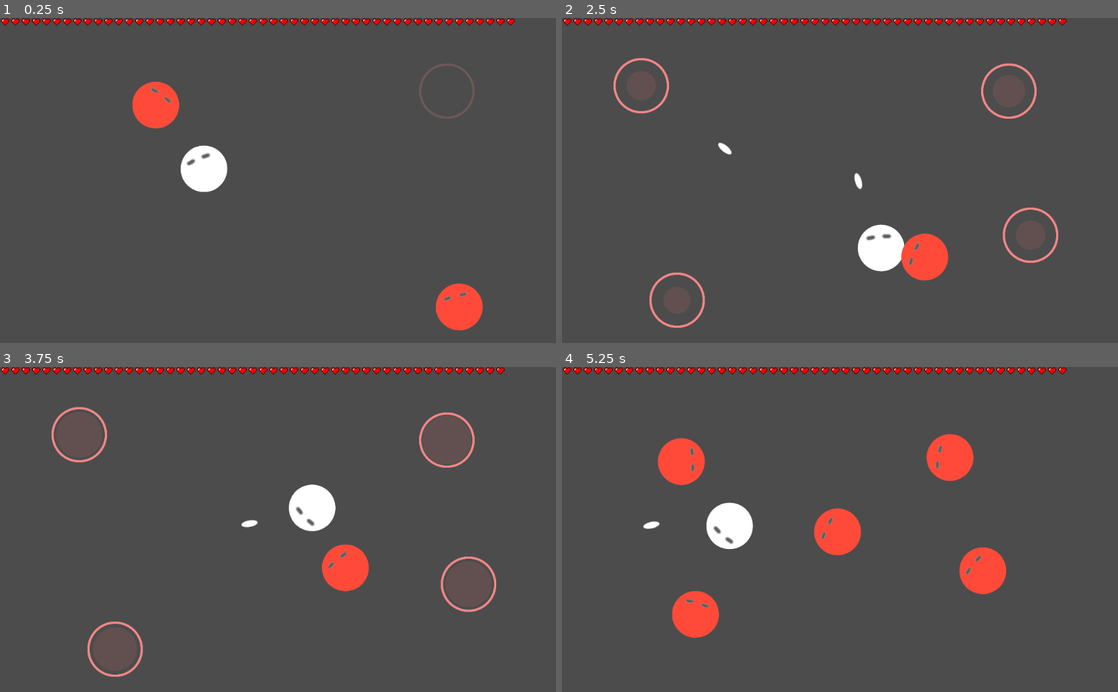
Above: before the commit, frames 1-4 (two rows, left to right).
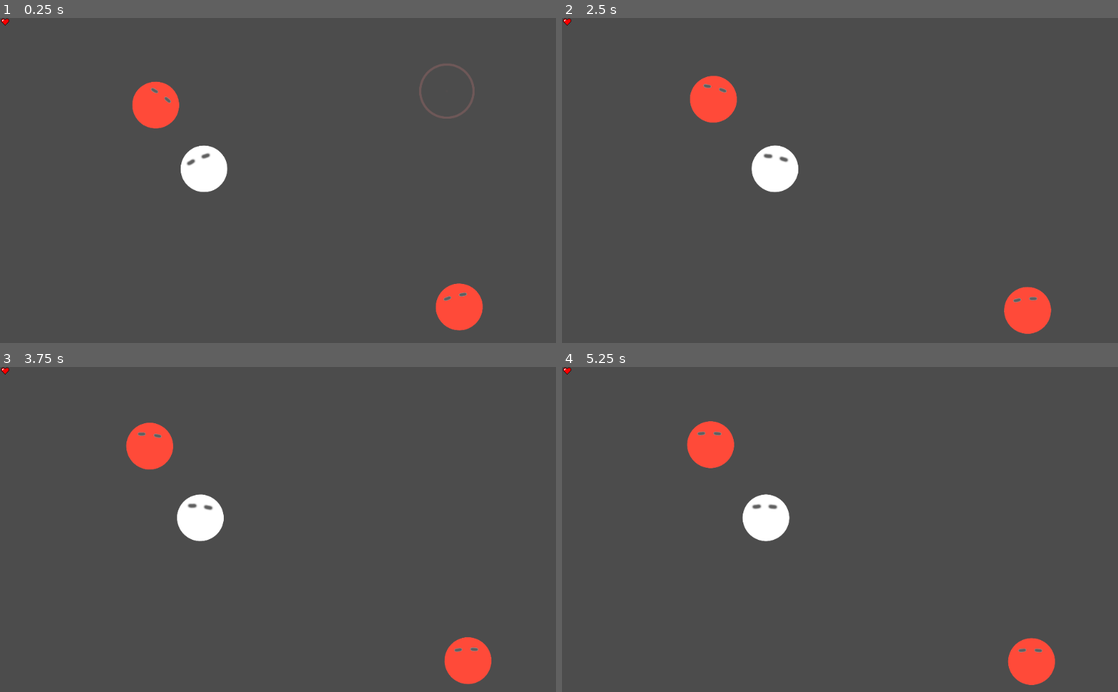
Above: after the commit, the same moments.

Repository: kmltml/gmtk2021
Game: Godot game, scene res://main.tscn
Two runs of this game, one before a commit and one after it. Both use one fixed random seed, a clock stepped at 60 frames per second and the inputs below. Sound files missing from this copy of the repository are replaced by a short silence.
Inputs (mouse positions are in pixels of both pictures, inside the frame that each line leads up to):
- Up to frame 1 (0.25 s): no input
- Up to frame 2 (2.5 s): move the mouse to (962, 164) at 0.52 s; press the mouse at (962, 164) at 0.53 s; hold D (move_right) 0.53-1.28 s; move the mouse to (728, 196) at 1.27 s; release the mouse at (728, 196) at 1.28 s; hold S (move_down) 1.28-2.03 s; click (728, 196) at 1.35 s; move the mouse to (895, 109) at 2.02 s; press the mouse at (895, 109) at 2.03 s; hold D (move_right) from 2.03 s (still down)
- Up to frame 3 (3.75 s): move the mouse to (250, 594) at 2.77 s; release D (move_right) at 2.78 s; release the mouse at (250, 594) at 2.78 s; hold W (move_up) 2.78-3.53 s; click (250, 594) at 2.85 s; move the mouse to (444, 578) at 3.52 s; press the mouse at (444, 578) at 3.53 s; hold A (move_left) from 3.53 s (still down)
- Up to frame 4 (5.25 s): tap Escape (ui_cancel) at 4.15 s; move the mouse to (673, 480) at 4.27 s; release the mouse at (673, 480) at 4.28 s; click (673, 480) at 4.35 s; tap R (ui_reset, bound only after the commit) at 4.9 s; move the mouse to (867, 529) at 5.02 s; release A (move_left) at 5.03 s; press the mouse at (867, 529) at 5.03 s; hold S (move_down) from 5.03 s (still down)

The runs differ from the first frame. In frame 1, 1.1% of the frame differs, in the area x 2-93%, y 0-3%; in frame 2, 7.0%; in frame 3, 6.9%; in frame 4, 9.2%, in the area x 2-91%, y 0-98%.

Commit message:
reset and pause

Diff:
--- a/enemies/rusher/monster_movement.gd
+++ b/enemies/rusher/monster_movement.gd
@@ -15,7 +15,7 @@
     process_move(delta)
 
 
-func process_facing(delta):
+func process_facing(_delta):
     var moonster_vector = Global.playerPosition - self.position
     var angle = atan2(moonster_vector.x, -moonster_vector.y)
     var angle_diff = self.rotation - angle
--- a/hud/Hud.tscn
+++ b/hud/Hud.tscn
@@ -19,3 +19,23 @@
 __meta__ = {
 "_edit_use_anchors_": false
 }
+
+[node name="BackGround" type="ColorRect" parent="TextureRect"]
+visible = false
+margin_right = 1026.0
+margin_bottom = 601.0
+color = Color( 1, 1, 1, 0.498039 )
+__meta__ = {
+"_edit_use_anchors_": false
+}
+
+[node name="Label" type="Label" parent="TextureRect/BackGround"]
+modulate = Color( 0, 0, 0, 1 )
+margin_left = 464.816
+margin_top = 272.622
+margin_right = 505.816
+margin_bottom = 286.622
+text = "PAUSE"
+__meta__ = {
+"_edit_use_anchors_": false
+}
--- a/hud/hud.gd
+++ b/hud/hud.gd
@@ -1,6 +1,7 @@
 extends Control
 
-onready var heart =$TextureRect
+onready var heart = $TextureRect
+onready var backGraund = $TextureRect/BackGround
 
 func _process(_delta):
     var playerHealth = Global.playerHealth
@@ -8,4 +9,12 @@
     if(heart != null):
         if(playerHealth <= 0):
             heart.visible = false
+            Global.levelScene.get_tree().reload_current_scene()
         heart.rect_size.x = playerHealth * 19
+
+    if Input.is_action_just_pressed("ui_reset"):
+        print("ok")
+        Global.levelScene.get_tree().reload_current_scene()
+    if Input.is_action_just_pressed("ui_cancel"):
+        backGraund.visible = !backGraund.visible
+        Global.levelScene.get_tree().paused=!Global.levelScene.get_tree().paused
--- a/level/level.tscn
+++ b/level/level.tscn
@@ -14,7 +14,7 @@
 
 [node name="Player" parent="." instance=ExtResource( 5 )]
 position = Vector2( 375.663, 278.444 )
-player_health = 50
+player_health = 1
 
 [node name="Monster" parent="." instance=ExtResource( 2 )]
 position = Vector2( 273.724, 143.469 )
--- a/main.tscn
+++ b/main.tscn
@@ -8,3 +8,4 @@
 [node name="Scene" parent="." instance=ExtResource( 1 )]
 
 [node name="Control" parent="." instance=ExtResource( 6 )]
+pause_mode = 2
--- a/player/player_movement.gd
+++ b/player/player_movement.gd
@@ -42,6 +42,5 @@
 
     self.linear_velocity = move_vector.normalized() * move_speed
 
-
 func send_cord():
     Global.playerPosition=self.position
--- a/player/player_shoot.gd
+++ b/player/player_shoot.gd
@@ -9,7 +9,7 @@
 func _ready():
     connect("timeout", self, "on_timeout")
 
-func _process(delta):
+func _process(_delta):
     if Input.is_action_just_pressed("shoot") and can_shoot:
         shoot()
         start()
--- a/project.godot
+++ b/project.godot
@@ -54,6 +54,11 @@
 "events": [ Object(InputEventMouseButton,"resource_local_to_scene":false,"resource_name":"","device":0,"alt":false,"shi …(212 unchanged characters)…
  ]
 }
+ui_reset={
+"deadzone": 0.5,
+"events": [ Object(InputEventKey,"resource_local_to_scene":false,"resource_name":"","device":0,"alt":false,"shift":false,"control":false,"meta":false,"command":false,"pressed":false,"scancode":82,"unicode":0,"echo":false,"script":null)
+ ]
+}
 
 [physics]
 
